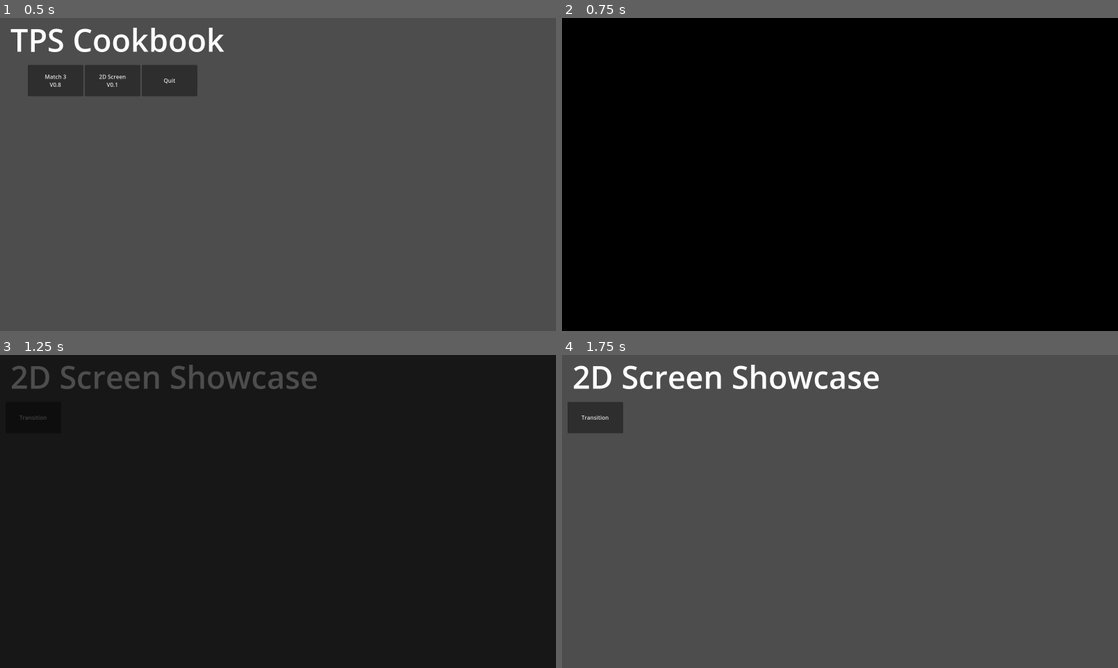
Above: before the commit, frames 1-4 (two rows, left to right).
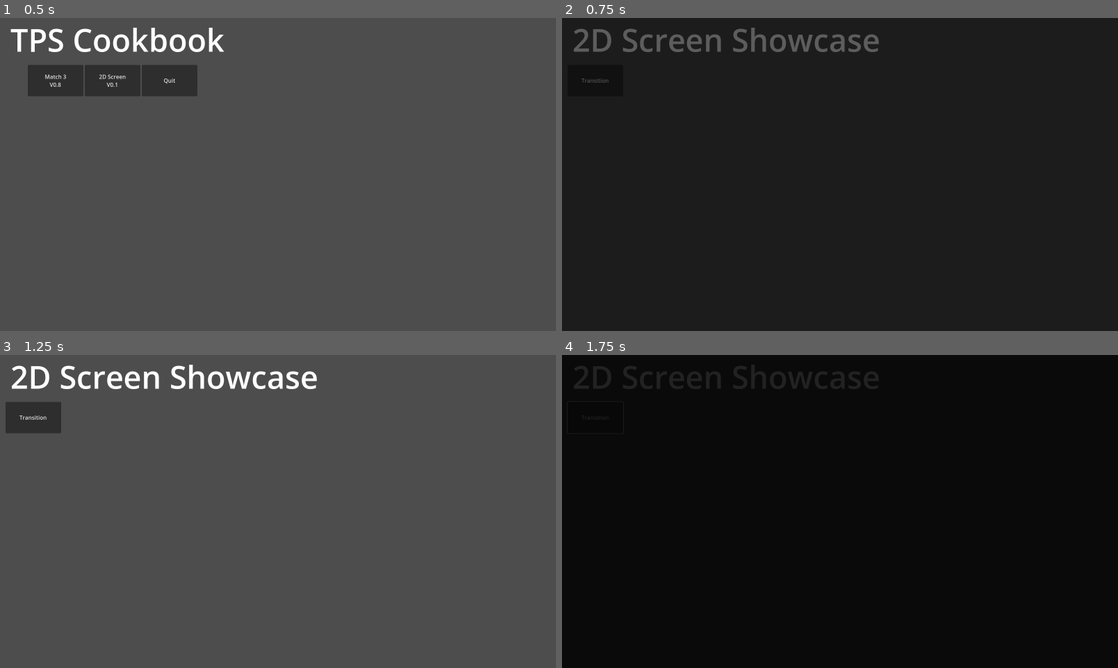
Above: after the commit, the same moments.

Repository: Thorpas/Godot-4-Cookbook
Game: Godot game, scene res://Start.tscn
Same seed, same stepped clock (60 frames per second), same inputs: the game is played once before the commit and once after it.
Inputs:
- Up to frame 1 (0.5 s): no input
- Up to frame 2 (0.75 s): click "2D Screen V0.1" at 0.5 s
- Up to frame 3 (1.25 s): no input
- Up to frame 4 (1.75 s): click "Transition" at 1.25 s

Frame 1 is identical in both runs. In frame 2, 99% of the frame differs, in the area x 0-100%, y 0-100%; in frame 3, 100%; in frame 4, 100%.

Commit message:
Update Screen V0.1.4
TransitionLayer

Diff:
--- a/screen/AbstractScreen2D.gd
+++ b/screen/AbstractScreen2D.gd
@@ -4,7 +4,8 @@
 # Functions
 
 ## Transition
-func transition_from_black():
-	await $Transition.hide_transition(&"Black")
-func transition_into_black():
-	await $Transition.show_transition(&"Black")
+### Color
+func transition_from_color(color:Color, duration:float):
+	await $Transition.hide_color_tween(color, duration)
+func transition_into_color(color:Color, duration:float):
+	await $Transition.show_color_tween(color, duration)
--- a/screen/ShowcaseScreen2D.gd
+++ b/screen/ShowcaseScreen2D.gd
@@ -4,9 +4,9 @@
 
 ## Godot
 func _ready():
-	await transition_from_black()
+	await transition_from_color(Color.BLACK, 0.5)
 
 ## Interface
 func _on_transition_button_up():
-	await transition_into_black()
-	await transition_from_black()
+	await transition_into_color(Color.BLACK, 0.5)
+	await transition_from_color(Color.BLACK, 0.5)
--- a/screen/transition/TransitionLayer.gd
+++ b/screen/transition/TransitionLayer.gd
@@ -2,18 +2,44 @@
 class_name TransitionLayer
 
 # Variables
+@export var showColor:bool = true
+@export var startColor:Color = Color.BLACK
 
 # Functions
 
+## Godot
+func _ready():
+	if showColor:
+		_set_color(startColor)
+		_show_color()
+	else:
+		_hide_color()
 ## Transition
-### Visibility
-func show_transition(transition:StringName):
-	$Black.set_mouse_filter($Black.MOUSE_FILTER_STOP)
+func _show_transition():
+	if showColor:
+		_show_color()
 	set_visible(true)
-	$AnimationPlayer.play(transition)
-	await $AnimationPlayer.animation_finished
-func hide_transition(transition:StringName):
-	$AnimationPlayer.play_backwards(transition)
-	await $AnimationPlayer.animation_finished
-	$Black.set_mouse_filter($Black.MOUSE_FILTER_IGNORE)
+func _hide_transition():
 	set_visible(false)
+	_hide_color()
+### Color
+func hide_color_tween(color:Color, duration:float):
+	var _tween:Tween = get_tree().create_tween()
+	_set_color(color)
+	_tween.tween_property($Color, "color", Color(0,0,0,0), duration)
+	await _tween.finished
+	_hide_transition()
+func show_color_tween(color:Color, duration:float):
+	var _tween:Tween = get_tree().create_tween()
+	_set_color(Color(0,0,0,0))
+	_show_transition()
+	_tween.tween_property($Color, "color", color, duration)
+	await _tween.finished
+func _set_color(color:Color):
+	$Color.color = color
+func _show_color():
+	$Color.set_mouse_filter($Color.MOUSE_FILTER_STOP)
+	$Color.set_visible(true)
+func _hide_color():
+	$Color.set_mouse_filter($Color.MOUSE_FILTER_IGNORE)
+	$Color.set_visible(false)
--- a/screen/transition/TransitionLayer.tscn
+++ b/screen/transition/TransitionLayer.tscn
@@ -7,7 +7,7 @@
 tracks/0/type = "value"
 tracks/0/imported = false
 tracks/0/enabled = true
-tracks/0/path = NodePath("Black:color")
+tracks/0/path = NodePath("Color:color")
 tracks/0/interp = 1
 tracks/0/loop_wrap = true
 tracks/0/keys = {
@@ -32,8 +32,14 @@
 "": SubResource("AnimationLibrary_y6jiq")
 }
 
-[node name="Black" type="ColorRect" parent="."]
+[node name="Color" type="ColorRect" parent="."]
 custom_minimum_size = Vector2(1600, 900)
 offset_right = 40.0
 offset_bottom = 40.0
-color = Color(0, 0, 0, 0)
+color = Color(0, 0, 0, 1)
+
+[node name="Texture" type="TextureRect" parent="."]
+visible = false
+custom_minimum_size = Vector2(1600, 900)
+offset_right = 40.0
+offset_bottom = 40.0
Not shown: 1 places in screen/transition/TransitionLayer.tscn that only renumber resources
